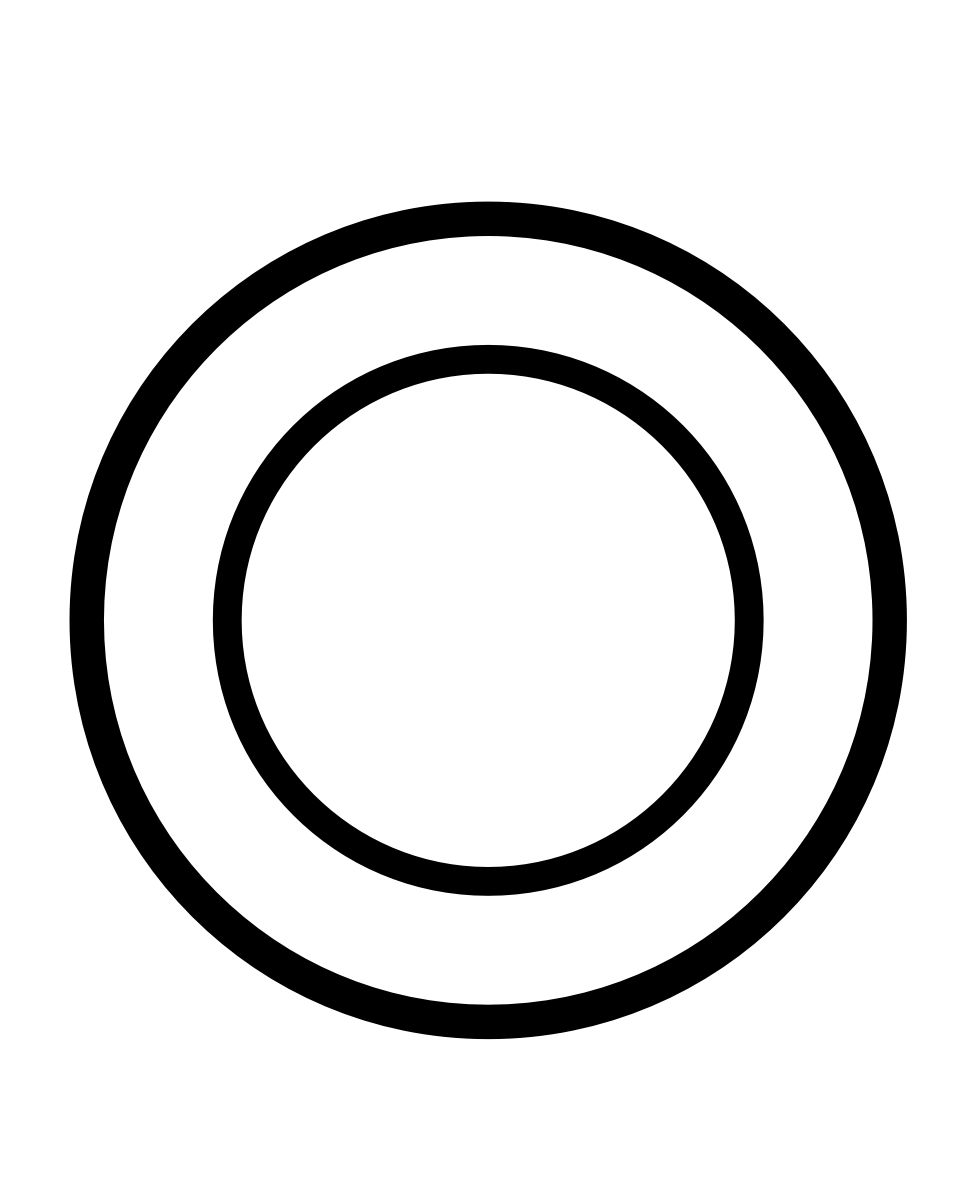
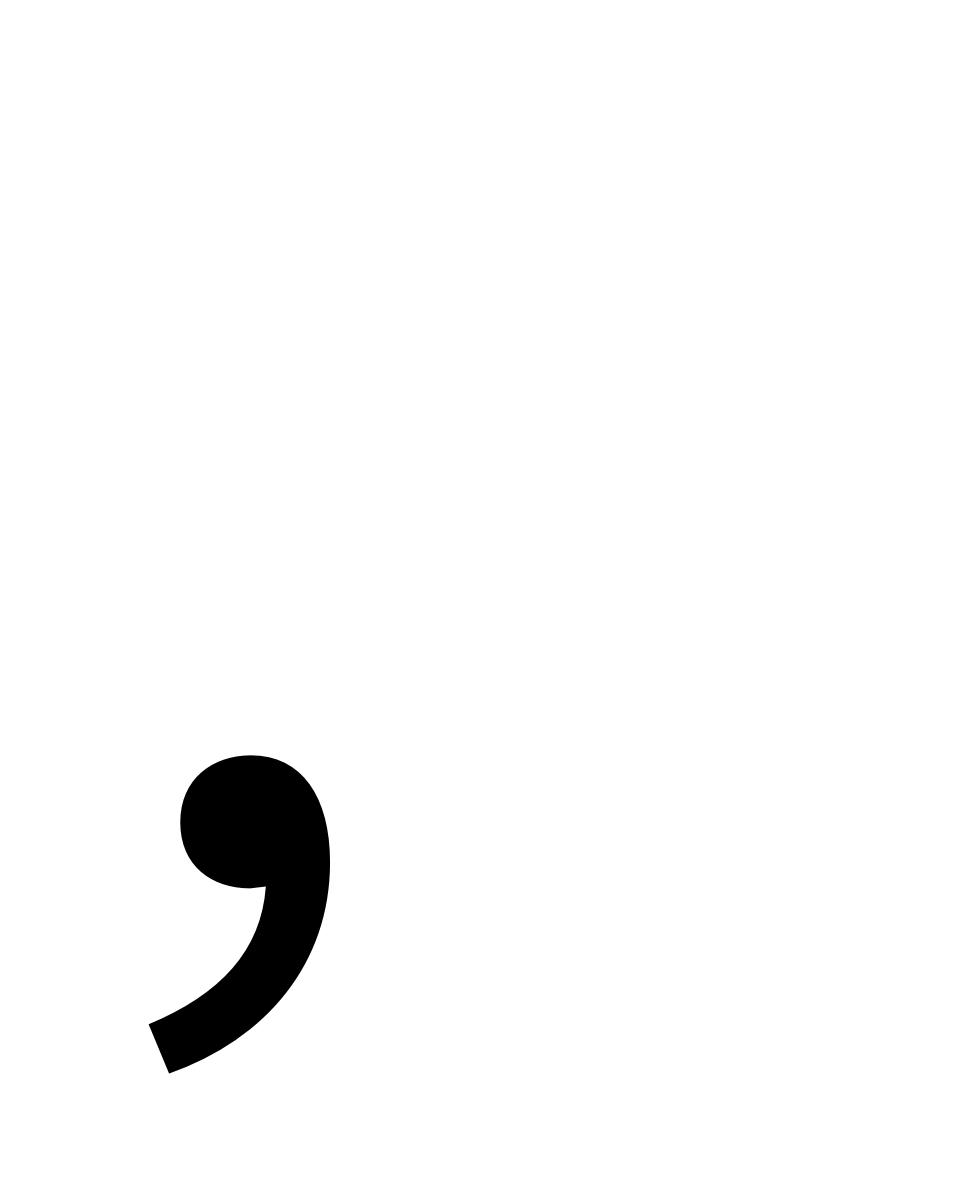
Before and after one commit to oscarsun72/PPTtoDoc_PowerPoint_xchg_Word, a slide deck: slide 12 of 字圖母片.pptm (slide 47 before the commit). Drawn at 977x1204 pixels with LibreOffice and Linux fonts; fonts in the diff are those of the drawing. Boxes give left, top, right and bottom in pixels: in the first picture for what was removed or moved away, otherwise in the second. Text is boxed around its words. In the diff, an @@ line names an element or a change of style, - is before the commit and + after.

```diff
--- a/字圖母片.pptm
+++ b/字圖母片.pptm
@@ text at [0,0,977,1204]: text changed @@
-◎
+，
```
Also in this commit, not shown: 1 other slide changed, 254 slides added, 115 slides removed.
